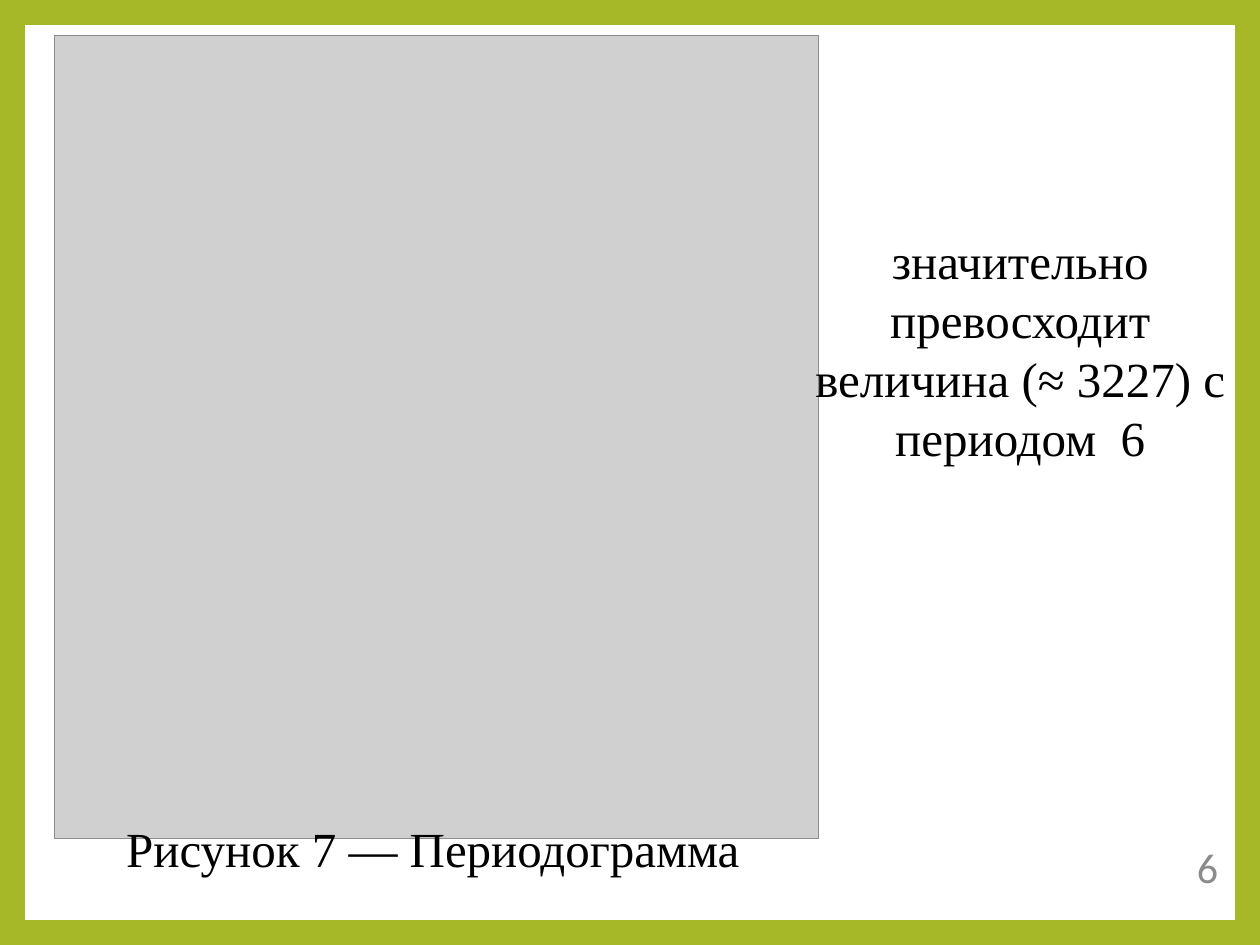
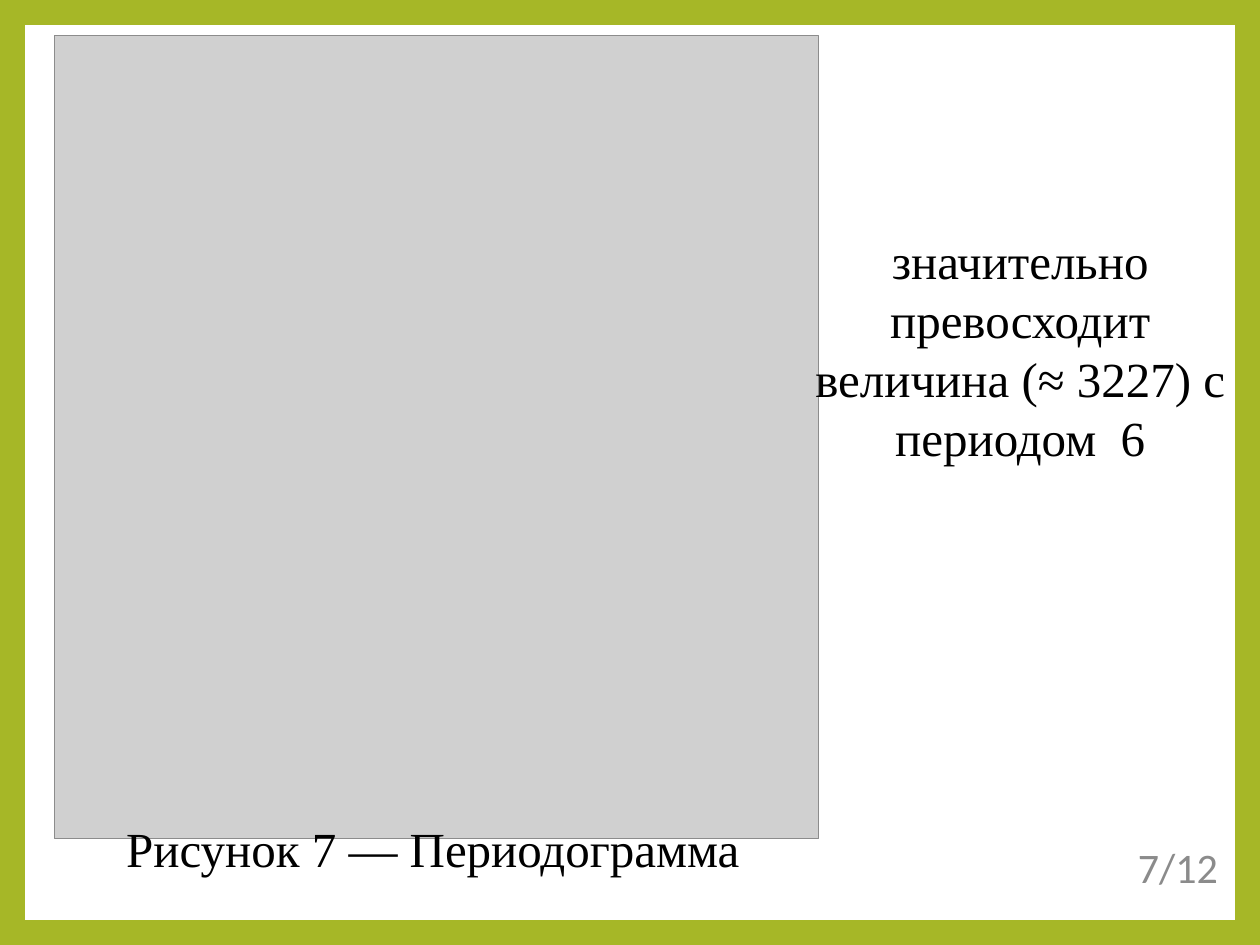
Before and after one commit to Ivan456/diplom, a slide deck: slide 7 of Ivan Vodich.ppt (slide 6 before the commit). Drawn at 1260x945 pixels with LibreOffice and Linux fonts; fonts in the diff are those of the drawing; grey boxes stand for pictures. Boxes give left, top, right and bottom in pixels: in the first picture for what was removed or moved away, otherwise in the second. Text is boxed around its words. In the diff, an @@ line names an element or a change of style, - is before the commit and + after.

```diff
--- a/Ivan Vodich.ppt
+++ b/Ivan Vodich.ppt
@@ text at [1138,854,1218,885]: text changed @@
-6
+7/12
```
Also in this commit, not shown: 9 other slides changed, 1 slide added, 2 other files.
